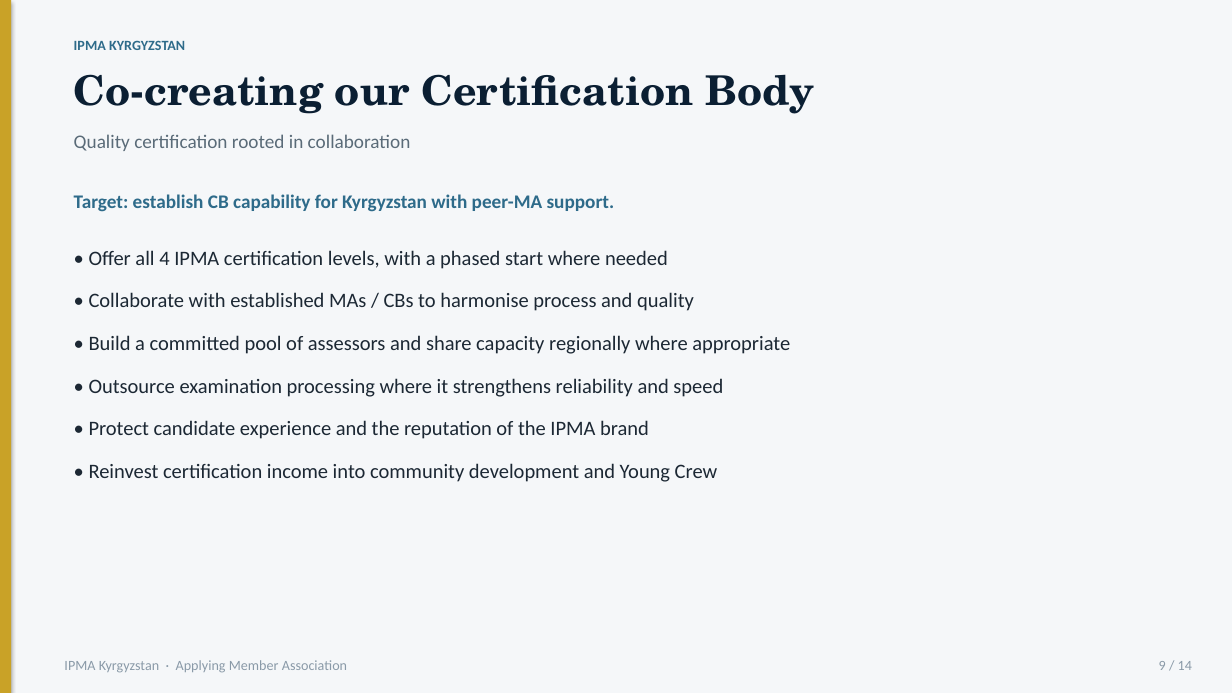
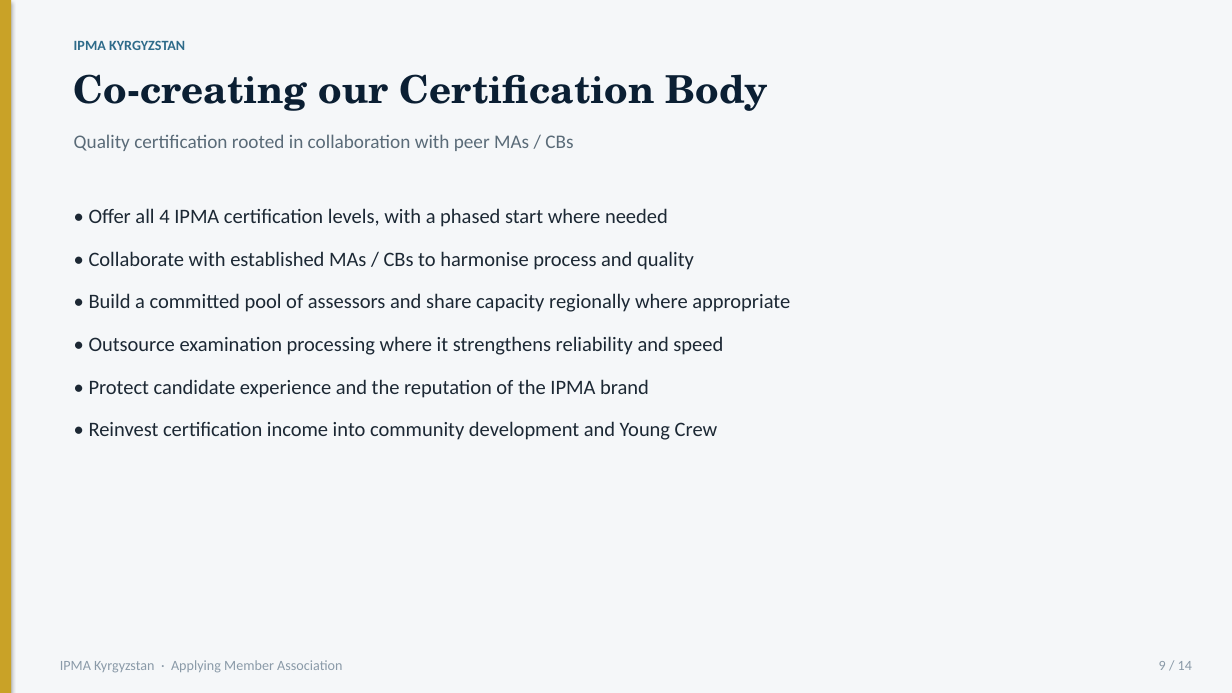
Before and after one commit to umekishev/umekishev, a slide deck: slide 9 of presentations/IPMA_Kyrgyzstan_CoD_Presentation.pptx. Drawn at 1232x693 pixels with LibreOffice and Linux fonts; fonts in the diff are those of the drawing. Boxes give left, top, right and bottom in pixels: in the first picture for what was removed or moved away, otherwise in the second. Text is boxed around its words. In the diff, an @@ line names an element or a change of style, - is before the commit and + after.

```diff
--- a/presentations/IPMA_Kyrgyzstan_CoD_Presentation.pptx
+++ b/presentations/IPMA_Kyrgyzstan_CoD_Presentation.pptx
@@ text "Co-creating our Certification Body" at (74, 74, 769, 111): size 32 to 30 pt @@
@@ text at (74, 134, 573, 151): text changed @@
-Quality certification rooted in collaboration
+Quality certification rooted in collaboration with peer MAs / CBs
@@ text "• Offer all 4 IPMA ...": place and size @@
-text "• Offer all 4 IPMA ..." at (89, 250, 790, 482)
+text "• Offer all 4 IPMA ..." at (89, 208, 790, 440)
@@ text removed at (74, 194, 615, 212) @@
-Target: establish CB capability for Kyrgyzstan with peer-MA support.
@@ text "IPMA Kyrgyzstan · Applying Member ...": place and size @@
-text "IPMA Kyrgyzstan · Applying Member ..." at (64, 660, 347, 673)
+text "IPMA Kyrgyzstan · Applying Member ..." at (60, 660, 342, 673)
```
Also in this commit, not shown: 13 other slides changed.
